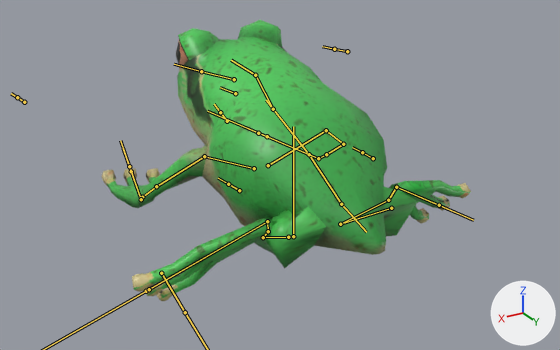
The FBX model dango_test01/Assets/Models/kaeru/kaeru.fbx as it was, and as the next commit left it.
Rendered twice from a camera (50 mm lens) standing at (0.658, 1.065, 0.638) and looking at (-0.001, -0.033, 0.089). Lighting does not change. The marker at lower right points along +X, +Y and +Z. Both versions are drawn at frame 27 of the action 'アーマチュア|Jump'; the numbers are the values there. The bones that bend it are drawn over the model as lines.

In view in the first picture: 'Retopo_Mesh'.
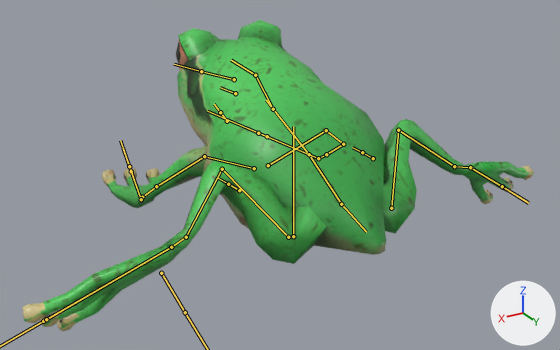
Pixel boxes (x1, y1, x2, y2) of what changed, in the pictures (560 x 350 px):
'Retopo_Mesh', posed (39% wider, 11% taller)
    before: (102, 20, 471, 301)
    after: (22, 20, 534, 331)
bone 'leg1.L', root to tip
    before: (288, 237) to (263, 237)
    after: (288, 237) to (222, 169)
bone 'leg2.L', root to tip
    before: (263, 237) to (268, 231)
    after: (222, 169) to (186, 237)
bone 'leg3.L', root to tip
    before: (268, 231) to (267, 221)
    after: (186, 237) to (171, 247)
bone 'foot.L', root to tip
    before: (267, 221) to (146, 291)
    after: (171, 247) to (43, 321)
bone 'leg1.R', root to tip
    before: (391, 208) to (340, 224)
    after: (391, 208) to (398, 130)
bone 'leg2.R', root to tip
    before: (340, 224) to (388, 200)
    after: (398, 130) to (454, 166)
bone 'leg3.R', root to tip
    before: (388, 200) to (396, 187)
    after: (454, 166) to (470, 167)
bone 'foot.R', root to tip
    before: (396, 187) to (439, 205)
    after: (470, 167) to (503, 187)

The change, as a list of edits to the scene's bpy script:
```text
Change bone_leg1_l:
    where bone_leg1_l = bpy.data.objects['アーマチュア'].pose.bones['leg1.L']  # child of 'hip'
    bone_leg1_l.rotation_quaternion: (-0.663, -0.1, -0.604, 0.431) -> (-0.728, -0.496, 0.164, 0.444)  # degrees (-57, 63, -103) -> degrees (62, 12, -56)
Change bone_leg2_l:
    where bone_leg2_l = bpy.data.objects['アーマチュア'].pose.bones['leg2.L']  # child of 'leg1.L'
    bone_leg2_l.rotation_quaternion: (0.811, -0.147, -0.03, 0.565) -> (0.997, -0.019, -0.003, 0.077)  # degrees (-16, 7, 69) -> degrees (-2, 0, 9)
Change bone_leg3_l:
    where bone_leg3_l = bpy.data.objects['アーマチュア'].pose.bones['leg3.L']  # child of 'leg2.L'
    bone_leg3_l.rotation_quaternion: (0.997, 0.027, 0.001, 0.065) -> (1.0, 0.003, 0.0, 0.007)  # degrees (3, 0, 8) -> degrees (0, 0, 1)
Change bone_foot_l:
    where bone_foot_l = bpy.data.objects['アーマチュア'].pose.bones['foot.L']  # child of 'leg3.L'
    bone_foot_l.rotation_quaternion: (0.723, -0.542, -0.21, -0.374) -> (0.71, -0.56, 0.401, -0.144)  # degrees (-63, -45, -26) -> degrees (-87, 24, -46)
Change bone_leg1_r:
    where bone_leg1_r = bpy.data.objects['アーマチュア'].pose.bones['leg1.R']  # child of 'hip'
    bone_leg1_r.rotation_quaternion: (0.659, 0.076, -0.644, 0.381) -> (0.734, 0.493, 0.157, 0.44)  # degrees (-68, -65, 106) -> degrees (62, -12, 55)
Change bone_leg2_r:
    where bone_leg2_r = bpy.data.objects['アーマチュア'].pose.bones['leg2.R']  # child of 'leg1.R'
    bone_leg2_r.rotation_quaternion: (0.808, -0.148, 0.03, -0.569) -> (0.997, -0.019, 0.003, -0.077)  # degrees (-16, -7, -69) -> degrees (-2, 0, -9)
Change bone_leg3_r:
    where bone_leg3_r = bpy.data.objects['アーマチュア'].pose.bones['leg3.R']  # child of 'leg2.R'
    bone_leg3_r.rotation_quaternion: (0.997, 0.028, -0.001, -0.066) -> (1.0, 0.003, 0.0, -0.007)  # degrees (3, 0, -8) -> degrees (0, 0, -1)
Change bone_foot_r:
    where bone_foot_r = bpy.data.objects['アーマチュア'].pose.bones['foot.R']  # child of 'leg3.R'
    bone_foot_r.rotation_quaternion: (0.695, -0.537, 0.27, 0.394) -> (0.716, -0.558, -0.393, 0.144)  # degrees (-63, 53, 25) -> degrees (-86, -24, 45)
```
